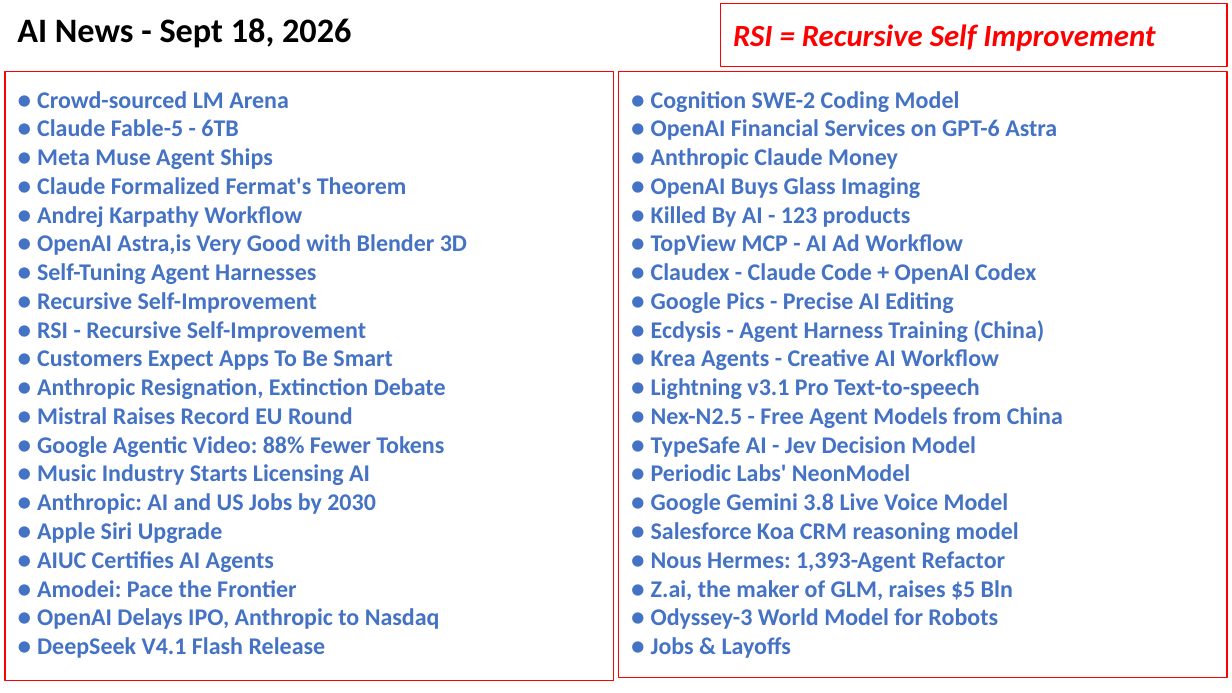
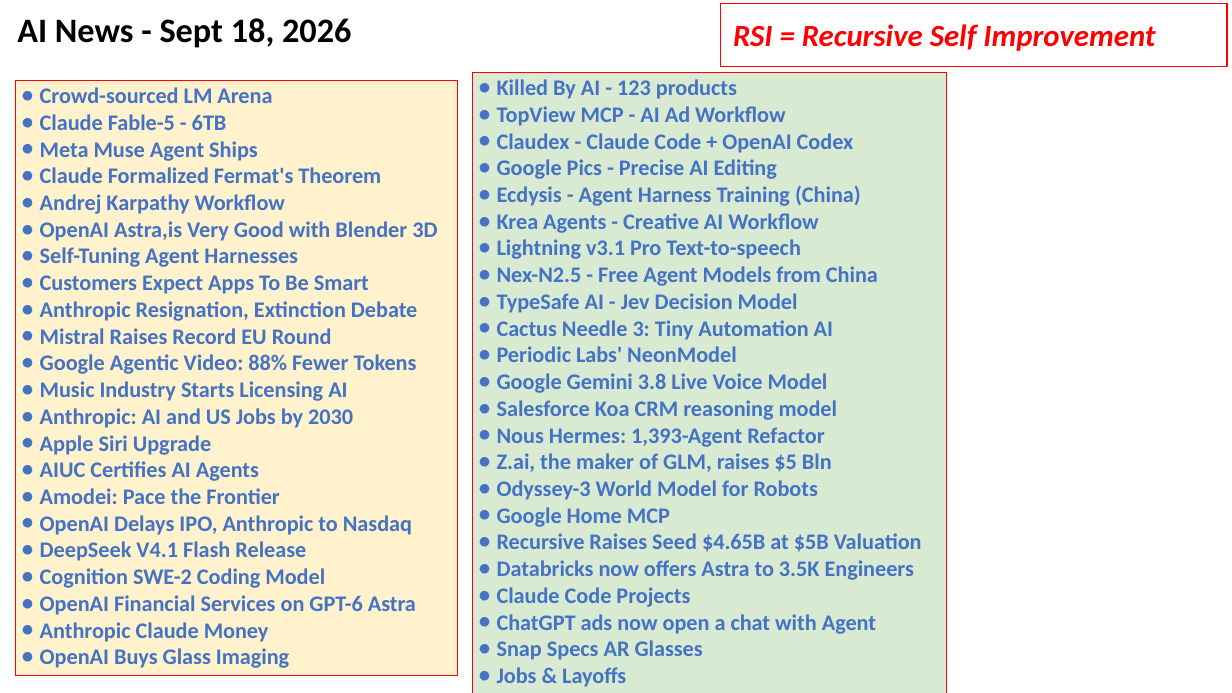
Before and after one commit to lselector/seminar, a slide deck: slide 1 of 2026/2026-09-18-AI-News.pptx. Drawn at 1232x693 pixels with LibreOffice and Linux fonts; fonts in the diff are those of the drawing. Boxes give left, top, right and bottom in pixels: in the first picture for what was removed or moved away, otherwise in the second. Text is boxed around its words. In the diff, an @@ line names an element or a change of style, - is before the commit and + after.

Commit message:
update

```diff
--- a/2026/2026-09-18-AI-News.pptx
+++ b/2026/2026-09-18-AI-News.pptx
@@ rectangle "Crowd-sourced LM Arena": place and size @@
-rectangle "Crowd-sourced LM Arena" at (5, 71, 614, 680)
+rectangle "Crowd-sourced LM Arena" at (16, 80, 458, 675)
@@ rectangle "Crowd-sourced LM Arena" at (16, 80, 458, 675): fill none to #FFF2CC @@
@@ text in rectangle at (40, 87, 437, 668): text changed; size 14 to 13 pt @@
-● Crowd-sourced LM Arena
-● Claude Fable-5 - 6TB
-● Meta Muse Agent Ships
-● Claude Formalized Fermat's Theorem
-● Andrej Karpathy Workflow
-● OpenAI Astra,is Very Good with Blender 3D
-● Self-Tuning Agent Harnesses
-● Recursive Self-Improvement
-● RSI - Recursive Self-Improvement
-● Customers Expect Apps To Be Smart
-● Anthropic Resignation, Extinction Debate
-● Mistral Raises Record EU Round
-● Google Agentic Video: 88% Fewer Tokens
-● Music Industry Starts Licensing AI
-● Anthropic: AI and US Jobs by 2030
-● Apple Siri Upgrade
-● AIUC Certifies AI Agents
-● Amodei: Pace the Frontier
-● OpenAI Delays IPO, Anthropic to Nasdaq
-● DeepSeek V4.1 Flash Release
+● Crowd-sourced LM Arena
+● Claude Fable-5 - 6TB
+● Meta Muse Agent Ships
+● Claude Formalized Fermat's Theorem
+● Andrej Karpathy Workflow
+● OpenAI Astra,is Very Good with Blender 3D
+● Self-Tuning Agent Harnesses
+● Customers Expect Apps To Be Smart
+● Anthropic Resignation, Extinction Debate
+● Mistral Raises Record EU Round
+● Google Agentic Video: 88% Fewer Tokens
+● Music Industry Starts Licensing AI
+● Anthropic: AI and US Jobs by 2030
+● Apple Siri Upgrade
+● AIUC Certifies AI Agents
+● Amodei: Pace the Frontier
+● OpenAI Delays IPO, Anthropic to Nasdaq
+● DeepSeek V4.1 Flash Release
+● Cognition SWE-2 Coding Model
+● OpenAI Financial Services on GPT-6 Astra
+● Anthropic Claude Money
+● OpenAI Buys Glass Imaging
@@ rectangle "Killed By AI - 123 ...": place and size @@
-rectangle "Killed By AI - 123 ..." at (618, 71, 1227, 678)
+rectangle "Killed By AI - 123 ..." at (472, 73, 946, 693)
@@ rectangle "Killed By AI - 123 ..." at (472, 73, 946, 693): fill none to #D9EAD3 @@
@@ text in rectangle at (497, 79, 922, 687): text changed; size 14 to 13 pt @@
-● Cognition SWE-2 Coding Model
-● OpenAI Financial Services on GPT-6 Astra
-● Anthropic Claude Money
-● OpenAI Buys Glass Imaging
-● Killed By AI - 123 products
-● TopView MCP - AI Ad Workflow
-● Claudex - Claude Code + OpenAI Codex
-● Google Pics - Precise AI Editing
-● Ecdysis - Agent Harness Training (China)
-● Krea Agents - Creative AI Workflow
-● Lightning v3.1 Pro Text-to-speech
-● Nex-N2.5 - Free Agent Models from China
-● TypeSafe AI - Jev Decision Model
-● Periodic Labs' NeonModel
-● Google Gemini 3.8 Live Voice Model
-● Salesforce Koa CRM reasoning model
-● Nous Hermes: 1,393-Agent Refactor
-● Z.ai, the maker of GLM, raises $5 Bln
-● Odyssey-3 World Model for Robots
-● Jobs & Layoffs
+● Killed By AI - 123 products
+● TopView MCP - AI Ad Workflow
+● Claudex - Claude Code + OpenAI Codex
+● Google Pics - Precise AI Editing
+● Ecdysis - Agent Harness Training (China)
+● Krea Agents - Creative AI Workflow
+● Lightning v3.1 Pro Text-to-speech
+● Nex-N2.5 - Free Agent Models from China
+● TypeSafe AI - Jev Decision Model
+● Cactus Needle 3: Tiny Automation AI
+● Periodic Labs' NeonModel
+● Google Gemini 3.8 Live Voice Model
+● Salesforce Koa CRM reasoning model
+● Nous Hermes: 1,393-Agent Refactor
+● Z.ai, the maker of GLM, raises $5 Bln
+● Odyssey-3 World Model for Robots
+● Google Home MCP
+● Recursive Raises Seed $4.65B at $5B Valuation
+● Databricks now offers Astra to 3.5K Engineers
+● Claude Code Projects
+● ChatGPT ads now open a chat with Agent
+● Snap Specs AR Glasses
+● Jobs & Layoffs
```
Also in this commit, not shown: 7 other slides changed, 3 slides added.
